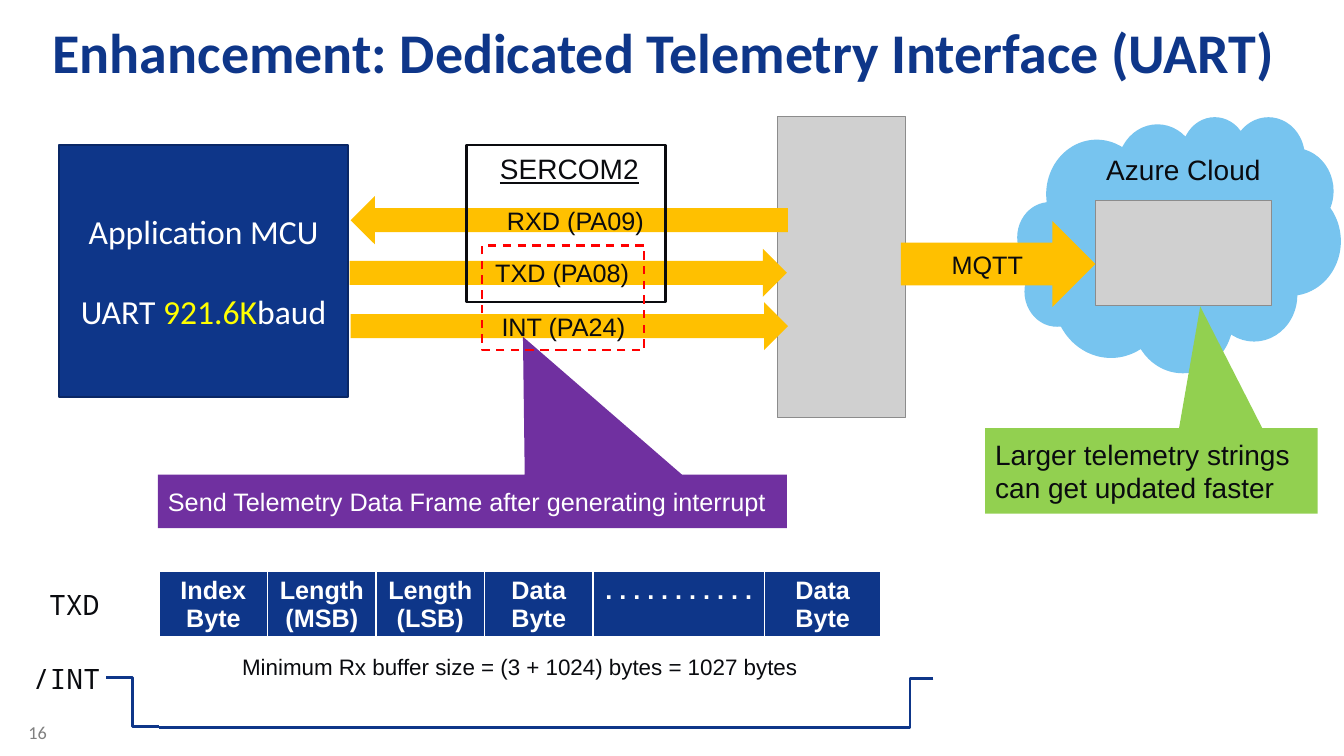
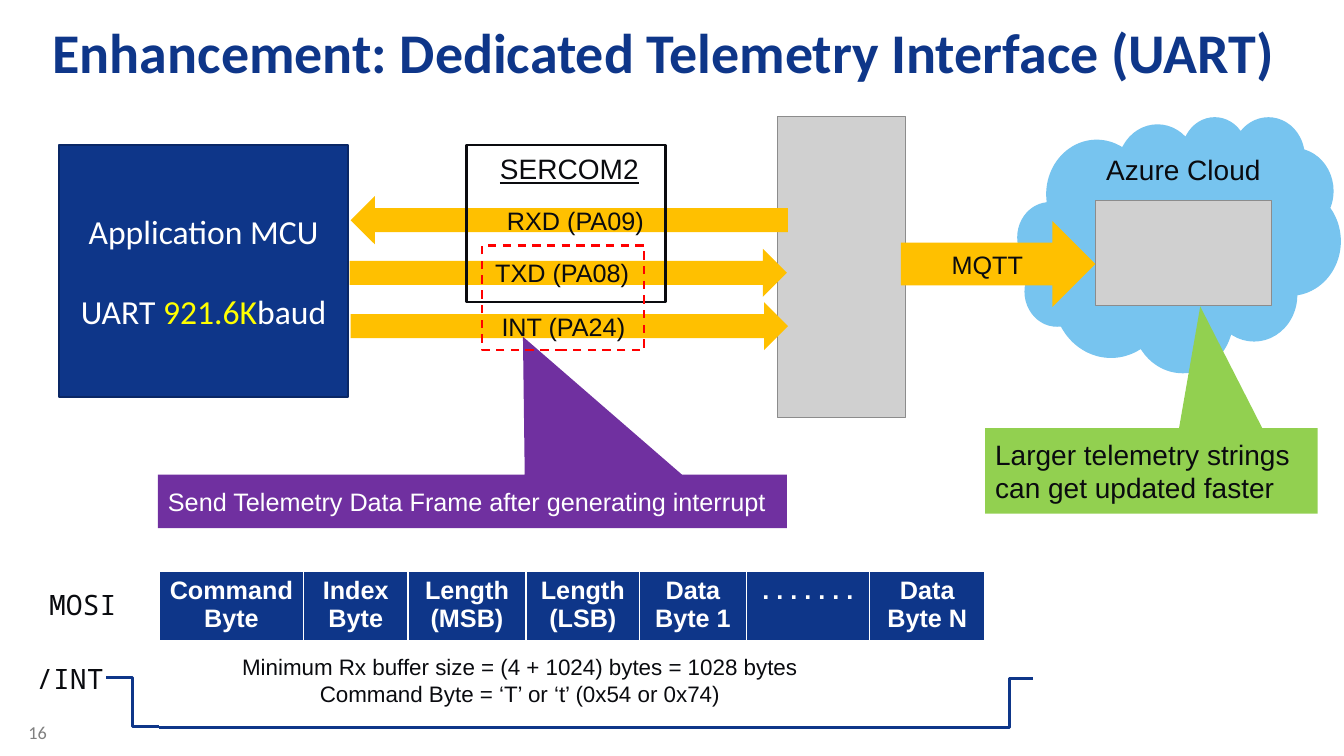
Before and after one commit to danewalton/Microchip-SAM-IoT-Wx, a slide deck: slide 16 of AO-Smith-MSFT-MCHP-r6.pptx. Drawn at 1344x756 pixels with LibreOffice and Linux fonts; fonts in the diff are those of the drawing; grey boxes stand for pictures; background and template pictures are left out. Boxes give left, top, right and bottom in pixels: in the first picture for what was removed or moved away, otherwise in the second. Text is boxed around its words. In the diff, an @@ line names an element or a change of style, - is before the commit and + after.

```diff
--- a/AO-Smith-MSFT-MCHP-r6.pptx
+++ b/AO-Smith-MSFT-MCHP-r6.pptx
@@ text at (x1=49, y1=594, x2=116, y2=616): text changed @@
-TXD
+MOSI
@@ table at (x1=159, y1=572, x2=984, y2=642) @@
+column 1: Command / Byte
-column 5, row 1: Data Byte
+column 5, row 1: Data Byte 1
-column 6, row 1: . . . . . . . . . . .
+column 6, row 1: . . . . . . .
-column 7, row 1: Data Byte
+column 7, row 1: Data Byte N
@@ table resized from (x1=159, y1=572, x2=882, y2=642) to (x1=159, y1=572, x2=984, y2=642) @@
@@ text at (x1=242, y1=658, x2=797, y2=707): text changed @@
-Minimum Rx buffer size = (3 + 1024) bytes = 1027 bytes
+Minimum Rx buffer size = (4 + 1024) bytes = 1028 bytes
+Command Byte = ‘T’ or ‘t’ (0x54 or 0x74)
@@ elbow line moved from (934, 679) - (882, 728) to (1032, 679) - (981, 728) @@
@@ line moved from (159, 728) - (888, 728) to (159, 728) - (981, 728) @@
```
Also in this commit, not shown: 1 other slide changed, 2 other files.
